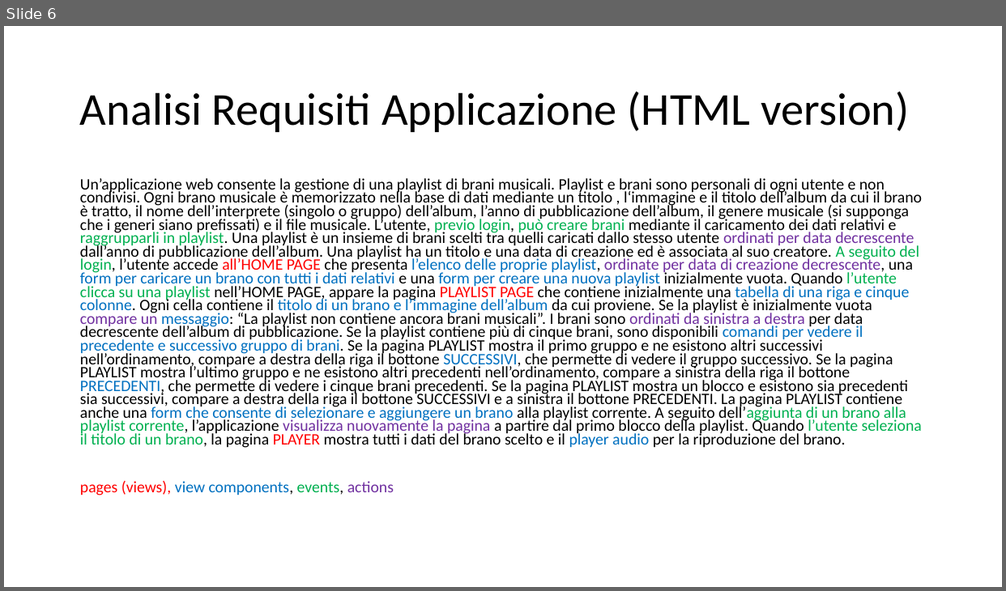
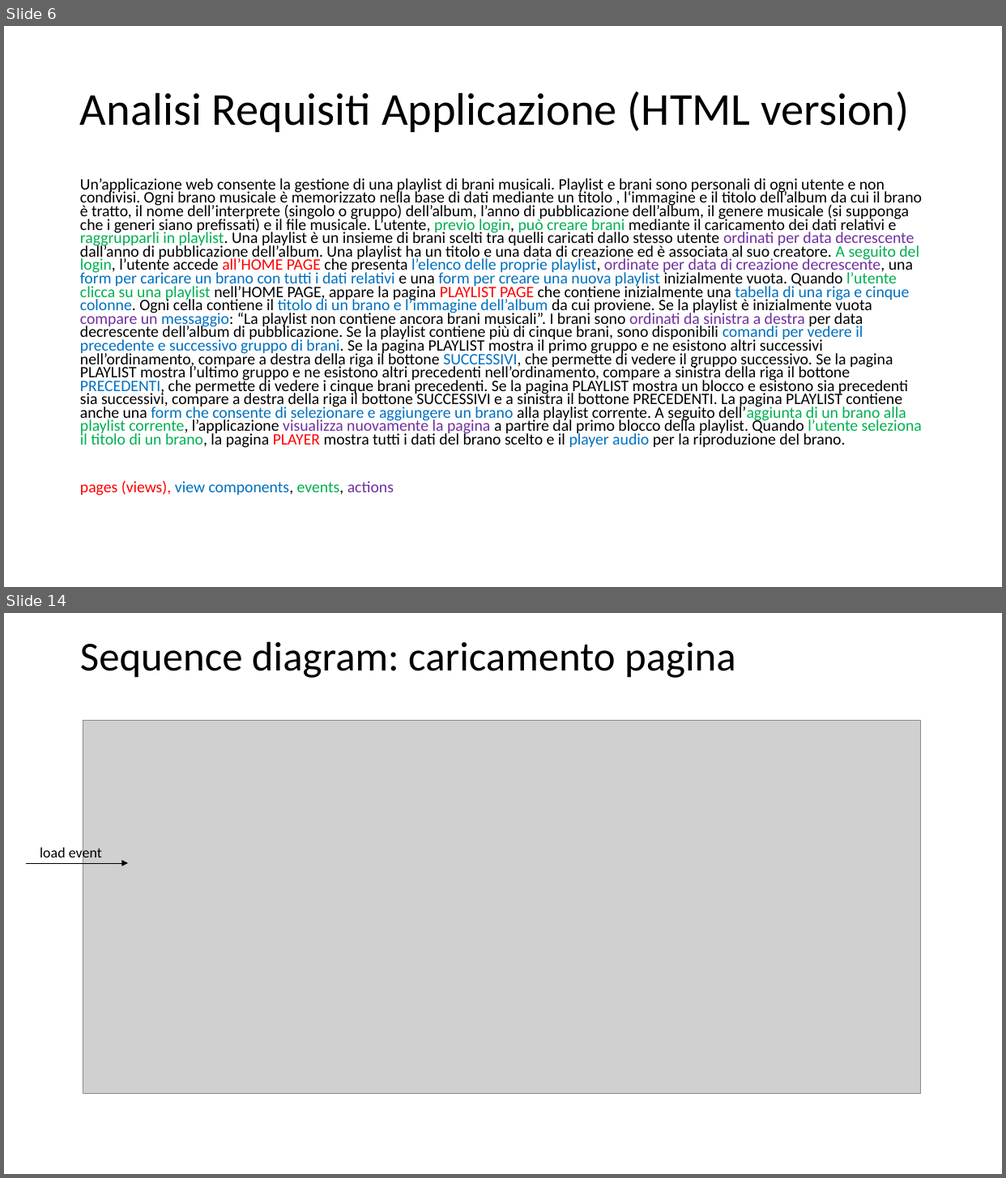
Before and after one commit to GenniImparato/PlaylistMaker, a slide deck: doc/documentation (RIA).pptx. Shown one above the other, each under a label of ours: slide 6 before the commit, slides 6 and 14 after it; the slides between them are not shown. The pictures are 1006x591 and 1006x1178 pixels, drawn with LibreOffice and Linux fonts; fonts in the diff are those of the drawing; grey boxes stand for pictures. Boxes give left, top, right and bottom in pixels: in the first picture for what was removed or moved away, otherwise in the second. Text is boxed around its words. In the diff, an @@ line names an element or a change of style, - is before the commit and + after.

```diff
--- a/doc/documentation (RIA).pptx
+++ b/doc/documentation (RIA).pptx
@@ slide 14 added at box(4, 613, 1002, 1174), background #FFFFFF @@
@@ title added at box(80, 641, 736, 678), 39.6 pt, text #000000 @@
+Sequence diagram: caricamento pagina
@@ picture added at box(83, 720, 921, 1094) @@
@@ text added at box(40, 846, 102, 862), 14 pt, text #000000 @@
+load event
@@ arrow added from (26, 863) to (128, 863), #000000 0.5 pt @@
```
Also in this commit, not shown: 6 slides changed, 8 other slides added, 28 other files.
